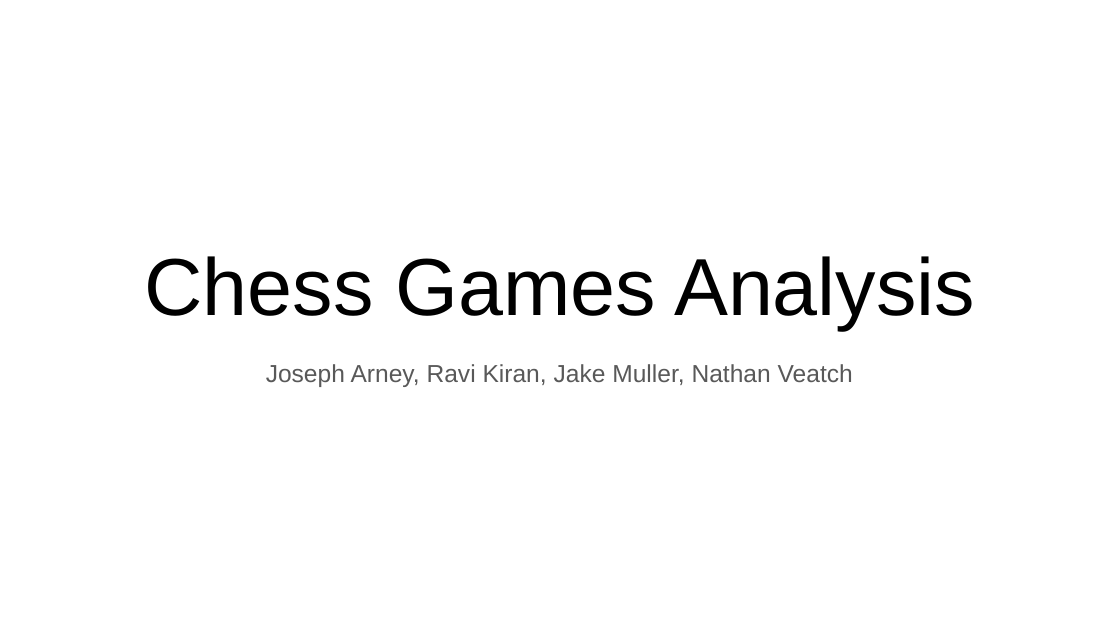
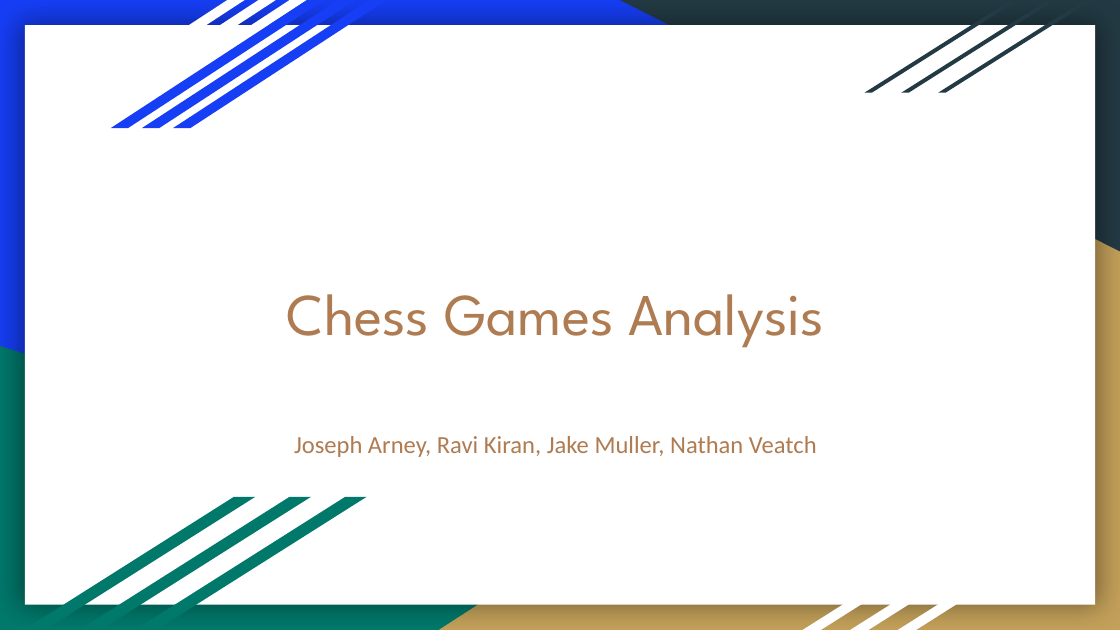
Before and after one commit to Nveatch/Chess_Games_Group_Analysis, a slide deck: slide 1 of Group_1_Presentation.pptx. Drawn at 1120x630 pixels with LibreOffice and Linux fonts; fonts in the diff are those of the drawing. Boxes give left, top, right and bottom in pixels: in the first picture for what was removed or moved away, otherwise in the second. Text is boxed around its words. In the diff, an @@ line names an element or a change of style, - is before the commit and + after.

```diff
--- a/Group_1_Presentation.pptx
+++ b/Group_1_Presentation.pptx
@@ background #FFFFFF to #163EF5 @@
@@ rectangle added at (25,26,1095,605), fill #FFFFFF @@
@@ parallelogram added at (31,0,244,128), fill #FFFFFF @@
@@ parallelogram added at (63,0,276,128), fill #FFFFFF @@
@@ parallelogram added at (94,0,307,128), fill #FFFFFF @@
@@ parallelogram added at (111,0,324,128), fill #163EF5 @@
@@ parallelogram added at (142,0,355,128), fill #163EF5 @@
@@ parallelogram added at (174,0,386,128), fill #163EF5 @@
@@ right triangle added at (619,0,1120,251), fill #233A44 @@
@@ parallelogram added at (865,1,1018,93), fill #233A44 @@
@@ parallelogram added at (902,1,1055,93), fill #233A44 @@
@@ parallelogram added at (939,1,1092,93), fill #233A44 @@
@@ right triangle added at (439,190,1120,630), fill #C4A15A @@
@@ title "Chess Games Analysis": place and size @@
-title "Chess Games Analysis" at (144,256,975,329)
+title "Chess Games Analysis" at (287,294,824,348)
@@ title "Chess Games Analysis" at (287,294,824,348): size 52 to 38 pt, font Arial to League Spartan, text colour #000000 to #AF7B51; vertical alignment bottom to middle @@
@@ right triangle added at (0,346,903,630), fill #00796B @@
@@ subtitle "Joseph Arney, Ravi Kiran, Jake ...": place and size @@
-subtitle "Joseph Arney, Ravi Kiran, Jake ..." at (266,364,853,387)
+subtitle "Joseph Arney, Ravi Kiran, Jake ..." at (294,436,817,457)
@@ subtitle "Joseph Arney, Ravi Kiran, Jake ..." at (294,436,817,457): font Arial to Calibri, text colour #595959 to #AF7B51 @@
@@ parallelogram added at (25,497,255,629), fill #00796B @@
@@ parallelogram added at (80,497,310,629), fill #00796B @@
@@ parallelogram added at (136,497,366,629), fill #00796B @@
@@ parallelogram added at (803,516,1000,629), fill #FFFFFF @@
@@ parallelogram added at (850,516,1047,629), fill #FFFFFF @@
@@ parallelogram added at (898,516,1095,629), fill #FFFFFF @@
```
Also in this commit, not shown: 18 other slides changed, 1 slide added.
